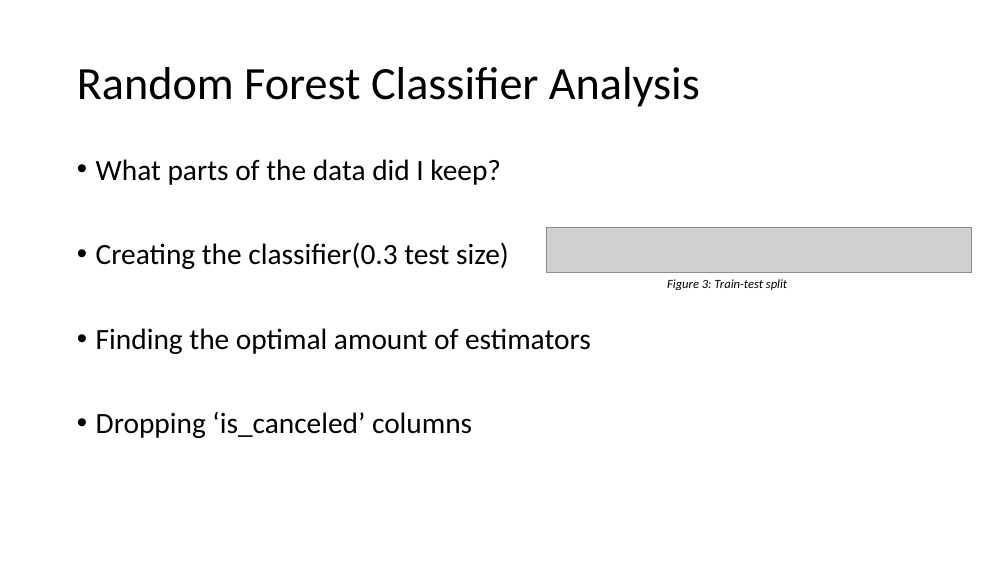
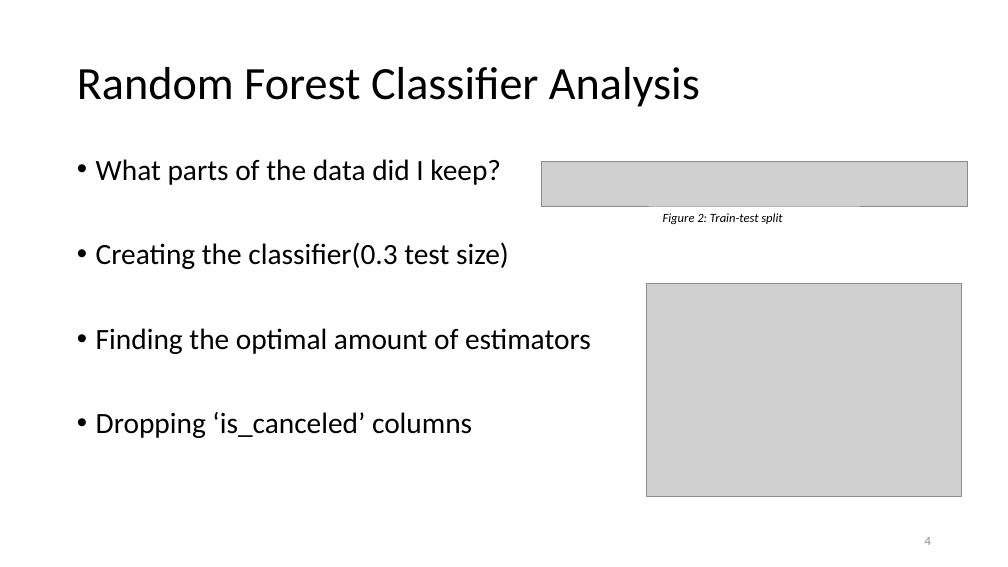
Before and after one commit to zhourichard19/CSE5243, a slide deck: slide 4 of Homework3/Homework3.pptx. Drawn at 1008x567 pixels with LibreOffice and Linux fonts; fonts in the diff are those of the drawing; grey boxes stand for pictures. Boxes give left, top, right and bottom in pixels: in the first picture for what was removed or moved away, otherwise in the second. Text is boxed around its words. In the diff, an @@ line names an element or a change of style, - is before the commit and + after.

```diff
--- a/Homework3/Homework3.pptx
+++ b/Homework3/Homework3.pptx
@@ picture: place and size @@
-picture at [546,228,972,272]
+picture at [541,161,967,206]
@@ text at [663,213,782,224]: text changed @@
-Figure 3: Train-test split
+Figure 2: Train-test split
@@ picture added at [647,284,962,497] @@
@@ page number added at [925,537,931,545], 12 pt, text #8C8C8C @@
+4
```
Also in this commit, not shown: 12 other slides changed, 1 slide added, 1 slide removed, 5 other files.
